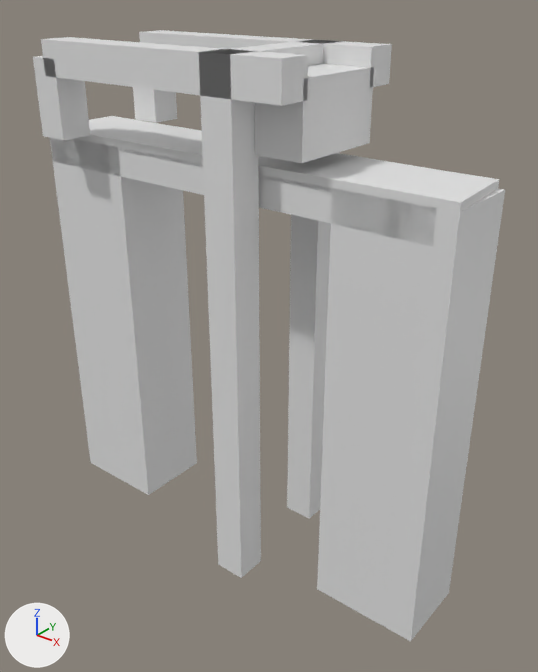
Two versions of the glTF model models/driebergen-rijsenburg/driebergen-rijsenburg-brug-3a76b496/driebergen-rijsenburg-brug-3a76b496.glb, one commit apart.
One viewpoint serves both versions: a 50 mm lens placed at (12.43, -14.54, 5.82), pointed at (0.64, 0.19, -3.31). The axes (+X, +Y, +Z) are drawn at lower left. The lights are the same throughout. The picture after the commit comes second.

In view in the first picture: 'building:balans', 'building:balans 2', 'building:contragewicht', 'building:hamei', 'building:hamei 2', 'building:hangstang', 'building:hangstang 2', 'building:portaal', 'road:dek', 'road:landhoofd (aangenomen)', 'road:landhoofd (aangenomen) 2', 'road:voetpad'.
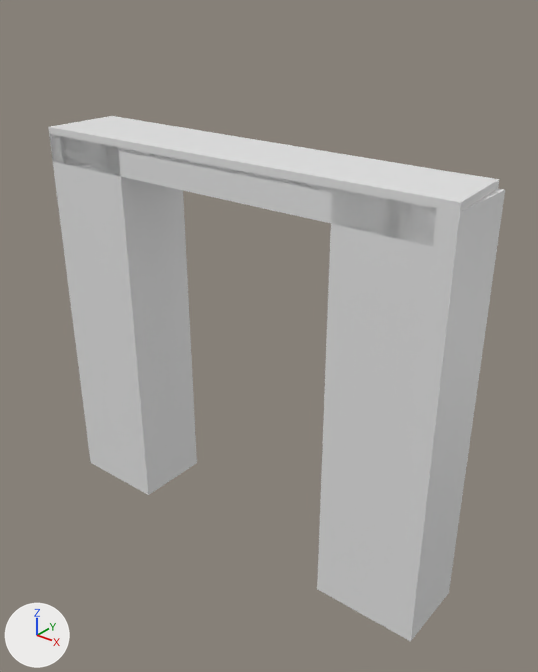
Where the change shows, as pixel boxes (x1, y1, x2, y2) in the pictures (538 x 672 px):
'building:hamei 2', deleted: before (199, 49, 261, 578)
'building:balans 2', deleted: before (41, 37, 308, 106)
'building:hamei', deleted: before (287, 40, 342, 519)
'building:contragewicht', deleted: before (255, 64, 374, 163)
'building:balans', deleted: before (139, 30, 392, 88)
'building:hangstang 2', deleted: before (33, 56, 90, 140)
'building:hangstang', deleted: before (133, 87, 177, 123)
'building:portaal', deleted: before (215, 41, 330, 66)

The change, as a list of edits to the scene's bpy script:
```text
Remove ob_building_hamei:
    ob_building_hamei = bpy.data.objects.new('building:hamei', me_hamei)
    ob_building_hamei.location = (0.0, 0.0, 0.0)
Remove ob_building_hamei_2:
    ob_building_hamei_2 = bpy.data.objects.new('building:hamei 2', me_hamei_2)
    ob_building_hamei_2.location = (0.0, 0.0, 0.0)
Remove ob_building_portaal:
    ob_building_portaal = bpy.data.objects.new('building:portaal', me_portaal)
    ob_building_portaal.location = (0.0, 0.0, 0.0)
Remove ob_building_balans:
    ob_building_balans = bpy.data.objects.new('building:balans', me_balans)
    ob_building_balans.location = (0.0, 0.0, 0.0)
Remove ob_building_hangstang:
    ob_building_hangstang = bpy.data.objects.new('building:hangstang', me_hangstang)
    ob_building_hangstang.location = (0.0, 0.0, 0.0)
Remove ob_building_balans_2:
    ob_building_balans_2 = bpy.data.objects.new('building:balans 2', me_balans_2)
    ob_building_balans_2.location = (0.0, 0.0, 0.0)
Remove ob_building_hangstang_2:
    ob_building_hangstang_2 = bpy.data.objects.new('building:hangstang 2', me_hangstang_2)
    ob_building_hangstang_2.location = (0.0, 0.0, 0.0)
Remove ob_building_contragewicht:
    ob_building_contragewicht = bpy.data.objects.new('building:contragewicht', me_contragewicht)
    ob_building_contragewicht.location = (0.0, 0.0, 0.0)
```
